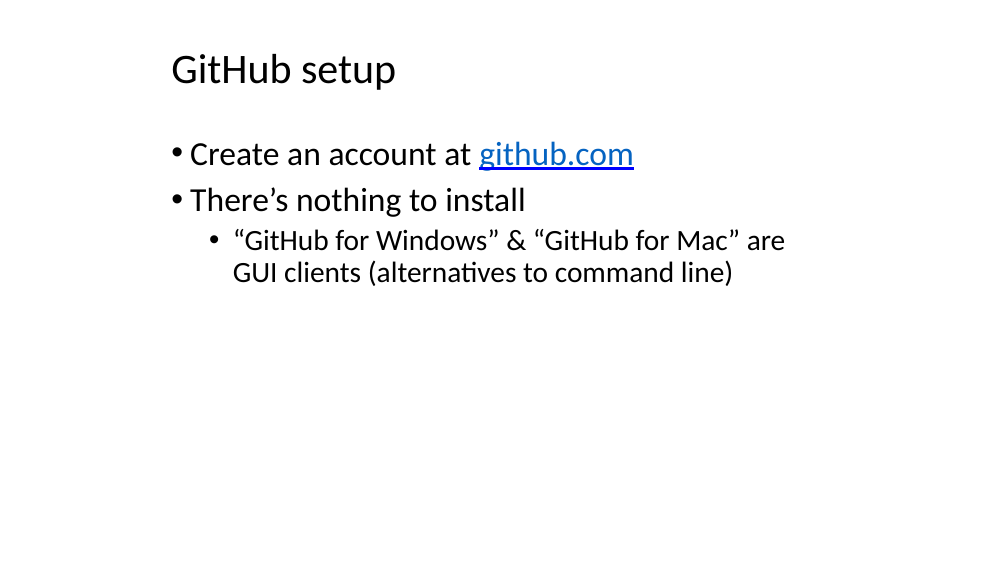
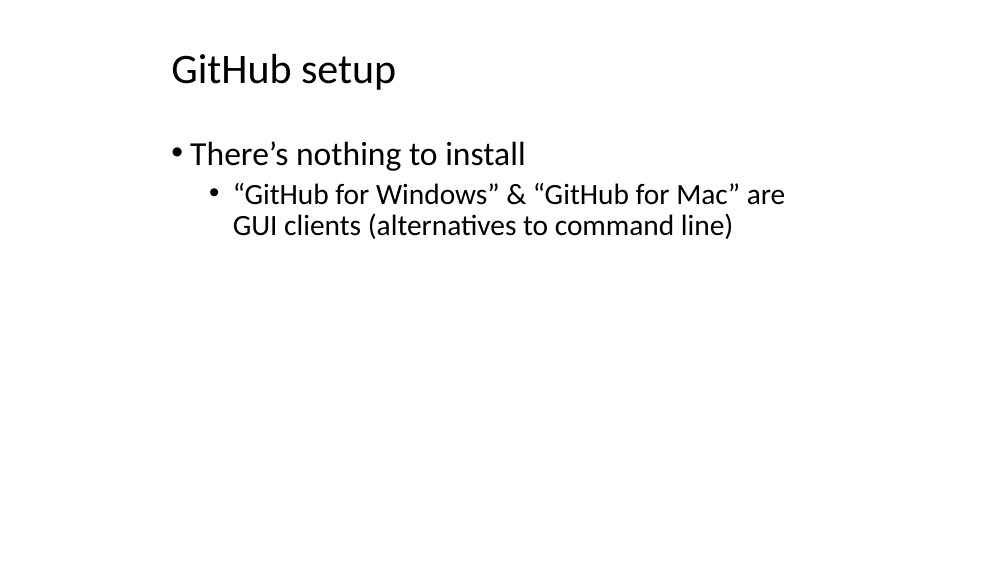
Before and after one commit to sinanuozdemir/sfdat22, a slide deck: slide 9 of slides/02_git.pptx. Drawn at 1008x567 pixels with LibreOffice and Linux fonts; fonts in the diff are those of the drawing. Boxes give left, top, right and bottom in pixels: in the first picture for what was removed or moved away, otherwise in the second. Text is boxed around its words. In the diff, an @@ line names an element or a change of style, - is before the commit and + after.

```diff
--- a/slides/02_git.pptx
+++ b/slides/02_git.pptx
@@ text at (190,141,634,171): paragraph removed @@
-• Create an account at github.com
```
Also in this commit, not shown: 8 other slides changed, 1 slide added, 2 other files.
